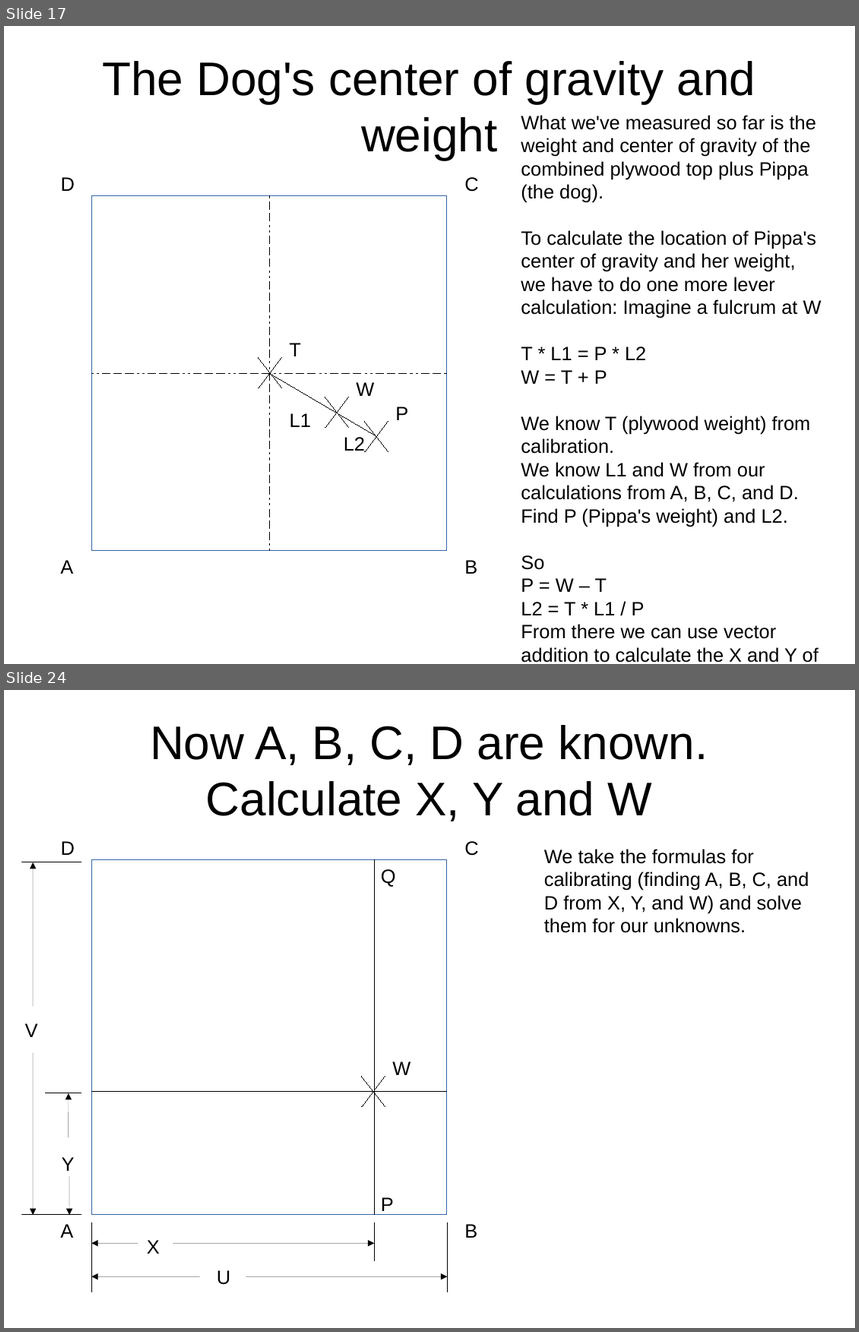
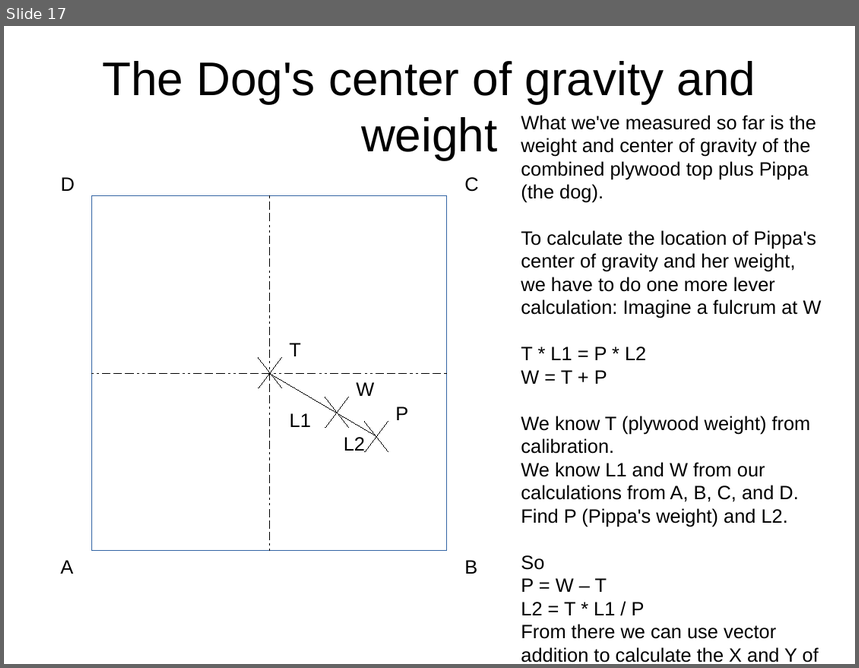
Before and after one commit to bneedhamia/CurieBLEWeightMonitor, a slide deck: ProjectMath.odp. Shown one above the other, each under a label of ours: slides 17 and 24 before the commit, slide 17 after it; the slides between them are not shown. The pictures are 859x1332 and 859x668 pixels, drawn with LibreOffice and Linux fonts; fonts in the diff are those of the drawing. Boxes give left, top, right and bottom in pixels: in the first picture for what was removed or moved away, otherwise in the second. Text is boxed around its words. In the diff, an @@ line names an element or a change of style, - is before the commit and + after.

```diff
--- a/ProjectMath.odp
+++ b/ProjectMath.odp
@@ slide 24 removed at box(4, 690, 855, 1328), background #FFFFFF @@
@@ title removed at box(150, 725, 709, 821) @@
-Now A, B, C, D are known.
-Calculate X, Y and W
@@ text removed at box(61, 841, 75, 855) @@
-D
@@ text removed at box(465, 841, 478, 856) @@
-C
@@ text removed at box(544, 849, 809, 933) @@
-We take the formulas for calibrating (finding A, B, C, and D from X, Y, and W) and solve them for our unknowns.
@@ line removed from (82, 863) to (22, 863) @@
@@ arrow removed from (33, 1007) to (33, 863) @@
@@ rectangle removed at box(91, 860, 446, 1215) @@
@@ line removed from (375, 1215) to (375, 860) @@
@@ text removed at box(381, 869, 396, 887) @@
-Q
@@ text removed at box(25, 1024, 38, 1037) @@
-V
@@ arrow removed from (33, 1053) to (33, 1215) @@
@@ line removed from (385, 1076) to (362, 1107) @@
@@ line removed from (386, 1107) to (362, 1076) @@
@@ text removed at box(392, 1062, 411, 1075) @@
-W
@@ line removed from (82, 1094) to (45, 1094) @@
@@ arrow removed from (68, 1138) to (68, 1094) @@
@@ line removed from (446, 1091) to (91, 1091) @@
@@ text removed at box(62, 1157, 75, 1171) @@
-Y
@@ arrow removed from (69, 1176) to (69, 1215) @@
@@ text removed at box(381, 1198, 394, 1215) @@
-P
@@ line removed from (82, 1215) to (21, 1215) @@
@@ text removed at box(60, 1224, 73, 1238) @@
-A
@@ line removed from (91, 1223) to (91, 1293) @@
@@ line removed from (375, 1223) to (375, 1262) @@
@@ line removed from (447, 1223) to (447, 1293) @@
@@ text removed at box(465, 1224, 477, 1238) @@
-B
@@ arrow removed from (138, 1244) to (91, 1244) @@
@@ text removed at box(147, 1240, 160, 1254) @@
-X
@@ arrow removed from (173, 1244) to (375, 1244) @@
@@ arrow removed from (199, 1277) to (91, 1277) @@
@@ text removed at box(217, 1271, 230, 1285) @@
-U
@@ arrow removed from (246, 1277) to (447, 1277) @@
```
Also in this commit, not shown: 2 slides changed, 9 other slides removed, 5 other files.
